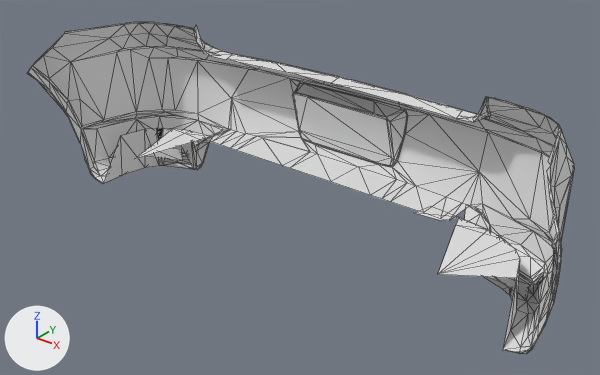
One commit to the glTF model public/parts/wendtStrom_rearBumper_sectioned.glb: the scene before it, then after it.
Rendered twice from a 50 mm lens placed at (1.337, 0.113, 1.371), pointed at (0.035, 1.741, 0.362). Every picture has the same lights, and +X, +Y and +Z are marked at lower left. The first picture is the older version. Mesh edges are drawn as thin lines. Where no turn or scale is listed for an object, it has been applied to the vertices.

Objects in the first picture: 'rearBumper_sectioned'.
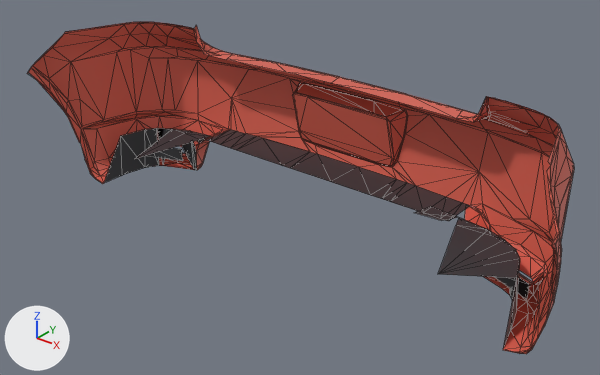
What the commit changed:
Material 'Paint' (mat_paint) changes colour from white #e7e7e7 to red #da6150; in linear values from (0.8, 0.8, 0.8) to (0.7, 0.12, 0.08).
Material 'Black' (mat_black) changes colour from white #e7e7e7 to dark grey #38383c; in linear values from (0.8, 0.8, 0.8) to (0.04, 0.04, 0.045).

What differs and where, as boxes [x1, y1, x2, y2] in the pictures (600 x 375 px):
'rearBumper_sectioned', recoloured (white to red): [27, 22, 574, 354] in both
